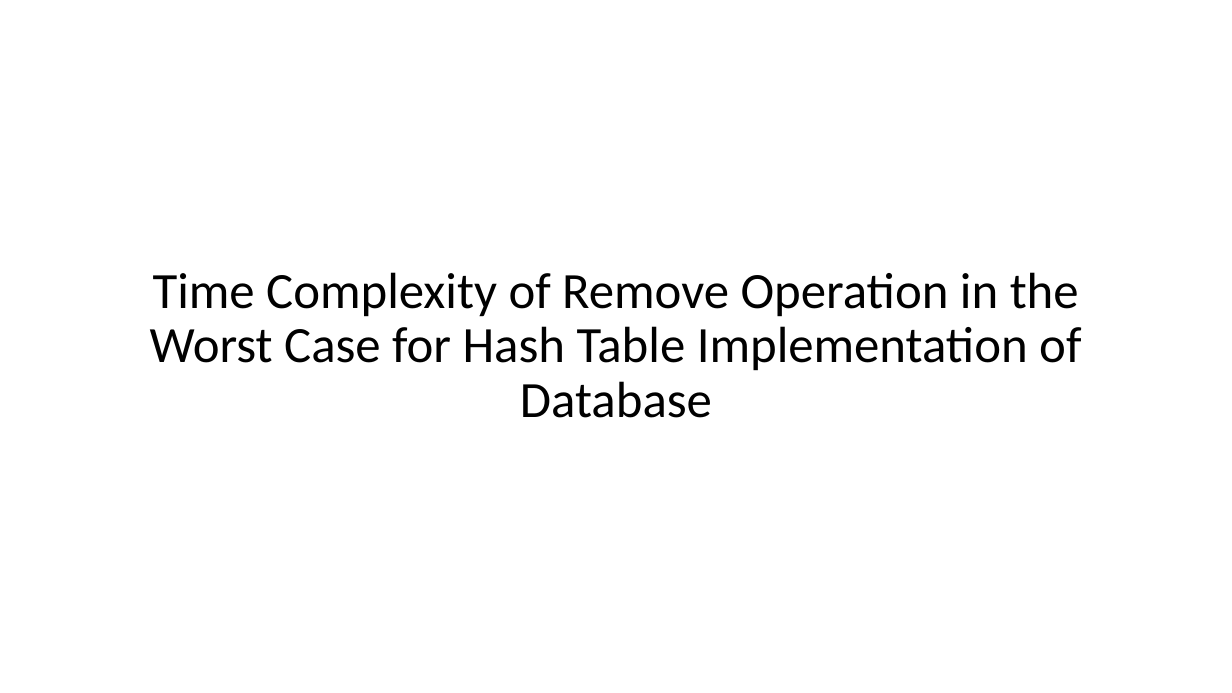
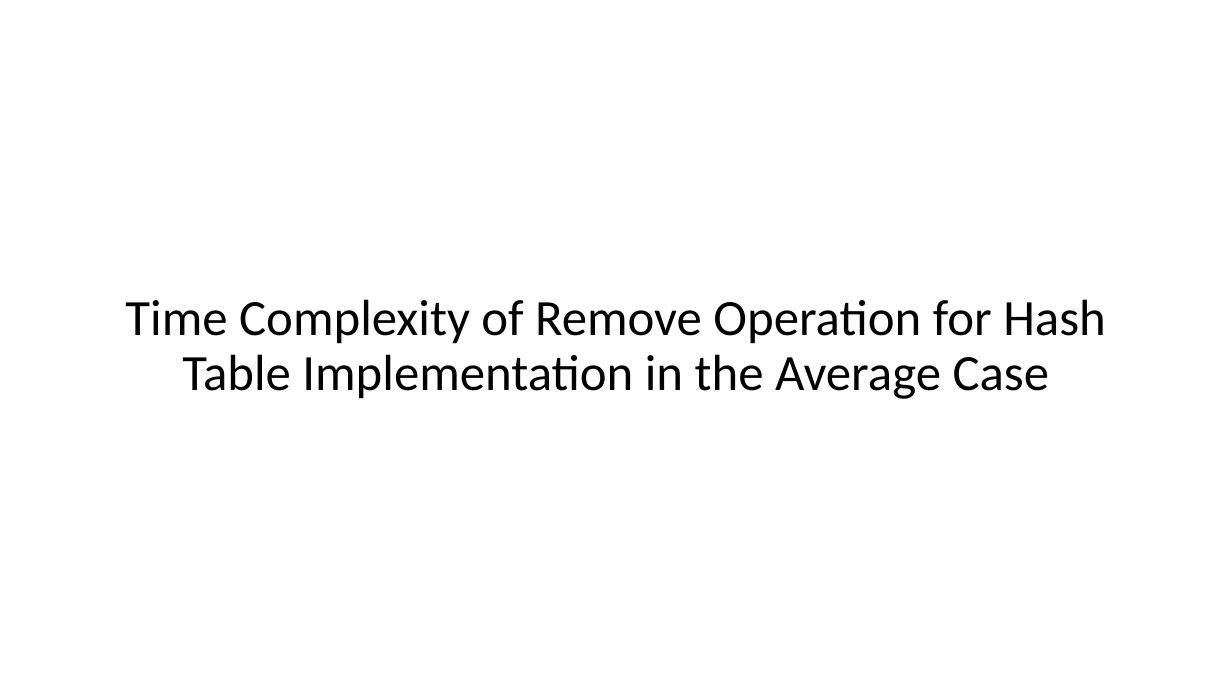
Before and after one commit to jpvail/PasswordVault, a slide deck: slide 12 of PreformanceAnalysis.pptx (slide 11 before the commit). Drawn at 1232x693 pixels with LibreOffice and Linux fonts; fonts in the diff are those of the drawing. Boxes give left, top, right and bottom in pixels: in the first picture for what was removed or moved away, otherwise in the second. Text is boxed around its words. In the diff, an @@ line names an element or a change of style, - is before the commit and + after.

```diff
--- a/PreformanceAnalysis.pptx
+++ b/PreformanceAnalysis.pptx
@@ title at (125, 299, 1106, 399): text changed @@
-Time Complexity of Remove Operation in the Worst Case for Hash Table Implementation of Database
+Time Complexity of Remove Operation for Hash Table Implementation in the Average Case
```
Also in this commit, not shown: 8 other slides changed, 1 slide added, 14 other files.
